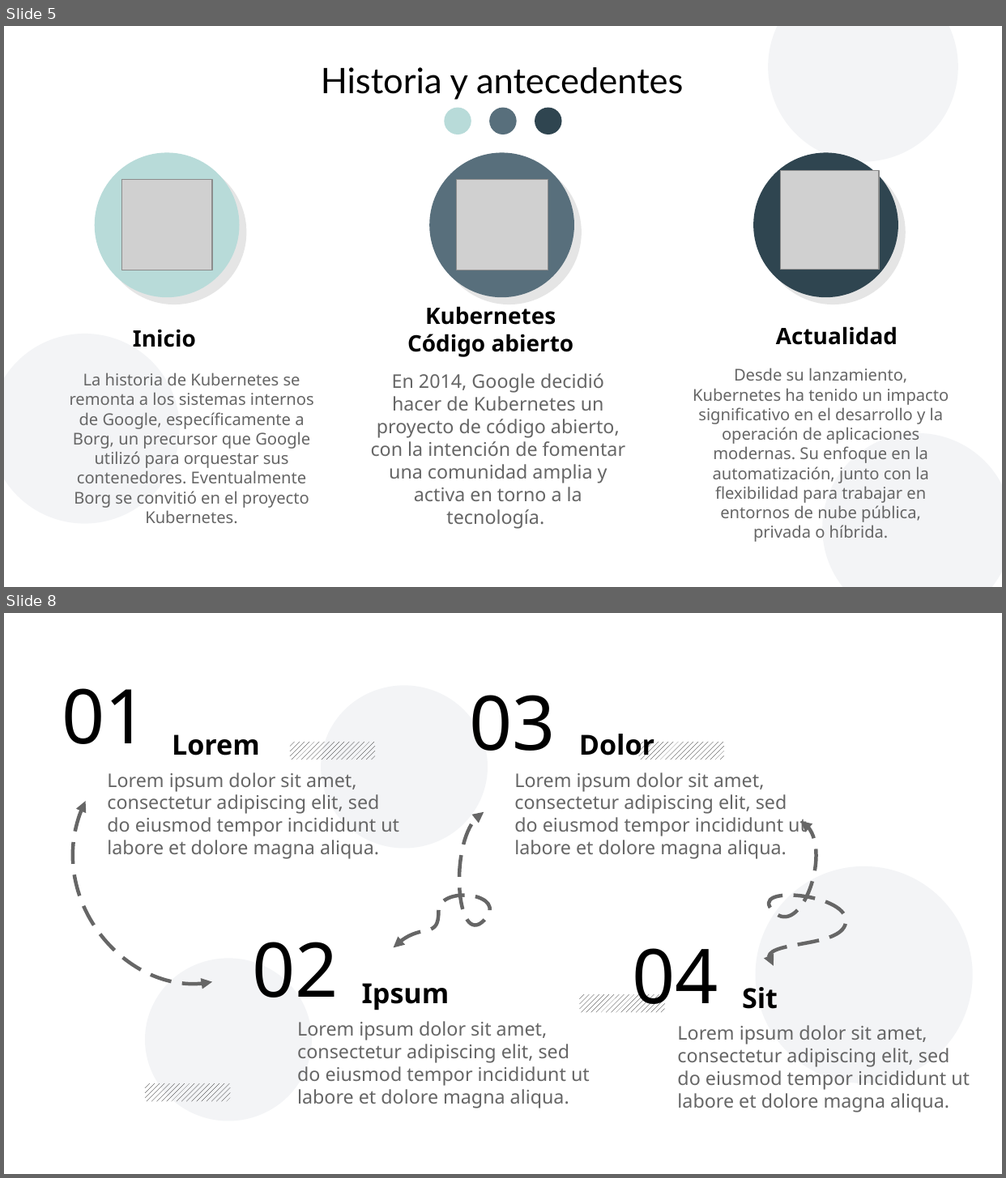
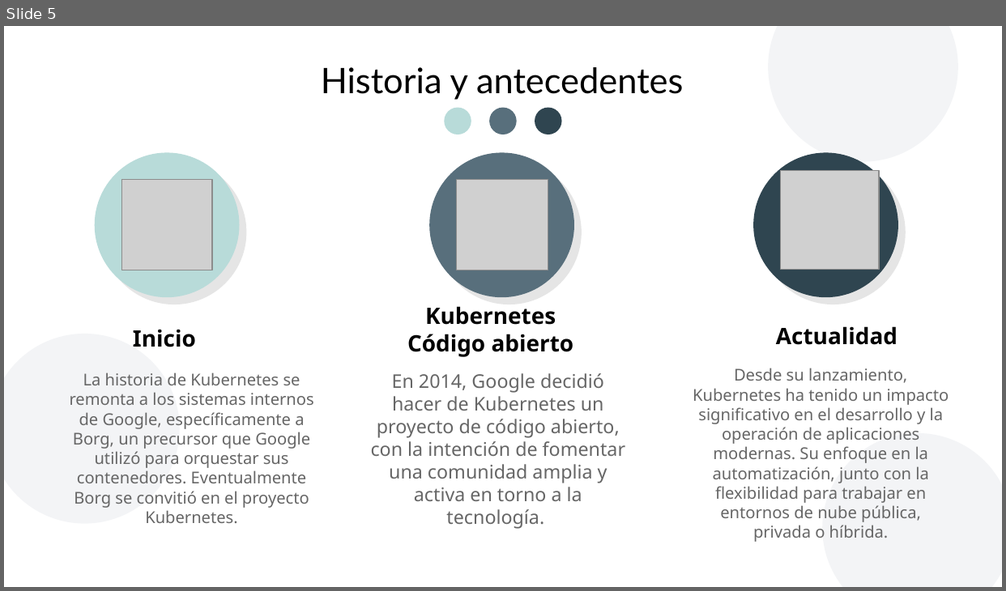
Before and after one commit to ubecerrilv/8semestre, a slide deck: Tecnologias_I/Kubernetes.odp. Shown one above the other, each under a label of ours: slides 5 and 8 before the commit, slide 5 after it; the slides between them are not shown. The pictures are 1006x1178 and 1006x591 pixels, drawn with LibreOffice and Linux fonts; fonts in the diff are those of the drawing; grey boxes stand for pictures; background and template pictures are left out. Boxes give left, top, right and bottom in pixels: in the first picture for what was removed or moved away, otherwise in the second. Text is boxed around its words. In the diff, an @@ line names an element or a change of style, - is before the commit and + after.

```diff
--- a/Tecnologias_I/Kubernetes.odp
+++ b/Tecnologias_I/Kubernetes.odp
@@ slide 8 removed at [4,613,1002,1174], background #FFFFFF @@
@@ ellipse removed at [321,685,488,849] @@
@@ text removed at [62,688,149,744] @@
-01
@@ text removed at [469,695,556,751] @@
-03
@@ text removed at [579,734,654,760] @@
-Dolor
@@ text removed at [172,735,260,756] @@
-Lorem
@@ rectangle removed at [290,742,375,760] @@
@@ rectangle removed at [639,742,724,760] @@
@@ text removed at [107,773,399,859] @@
-Lorem ipsum dolor sit amet, consectetur adipiscing elit, sed do eiusmod tempor incididunt ut labore et dolore magna aliqua.
@@ text removed at [514,773,807,859] @@
-Lorem ipsum dolor sit amet, consectetur adipiscing elit, sed do eiusmod tempor incididunt ut labore et dolore magna aliqua.
@@ freeform shape removed at [74,802,212,984] @@
@@ freeform shape removed at [394,812,490,948] @@
@@ freeform shape removed at [769,821,846,966] @@
@@ ellipse removed at [756,867,973,1084] @@
@@ text removed at [252,942,339,998] @@
-02
@@ text removed at [633,948,719,1013] @@
-04
@@ ellipse removed at [145,959,312,1122] @@
@@ text removed at [362,983,450,1011] @@
-Ipsum
@@ rectangle removed at [580,995,665,1013] @@
@@ text removed at [742,987,778,1009] @@
-Sit
@@ text removed at [297,1021,590,1109] @@
-Lorem ipsum dolor sit amet, consectetur adipiscing elit, sed do eiusmod tempor incididunt ut labore et dolore magna aliqua.
@@ text removed at [677,1025,970,1113] @@
-Lorem ipsum dolor sit amet, consectetur adipiscing elit, sed do eiusmod tempor incididunt ut labore et dolore magna aliqua.
@@ rectangle removed at [145,1084,230,1102] @@
```
Also in this commit, not shown: 1 slide changed, 4 slides added, 2 other slides removed, 1 other file.
